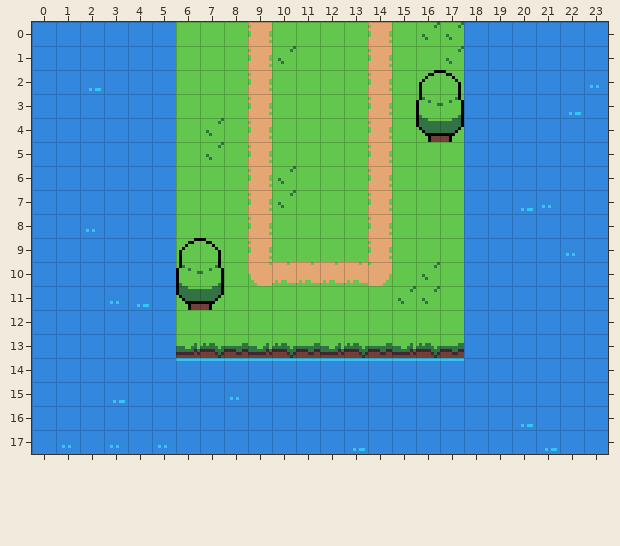
One commit to this Tiled map: data/maps/0lab.tmx. The picture above is the old version.
Cells are 8x8 px. Shown: x 0..23, y 0..17.
And afterwards:
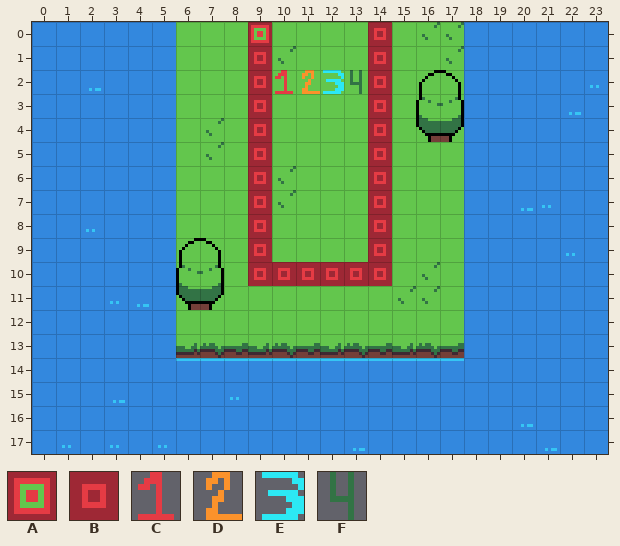
Key: from "tileset": A 32, B 33, C 64, D 65, E 96, F 97.
_ is an empty cell.
Tiles of an added or newly shown layer are drawn over the layers below it.
Changes in this commit:
Changed rows in their new state; . is an unchanged cell.
Layer "Path" (now shown):
first column x 9:
 0 A....B
 1 B....B
 2 BCDEFB
 3 B....B
 4 B....B
 5 B....B
 6 B....B
 7 B....B
 8 B....B
 9 B....B
10 BBBBBB
